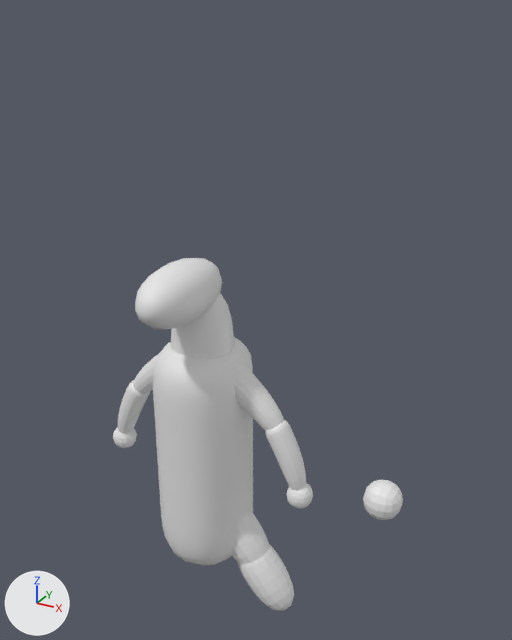
An edit to the Blender file Toys/ToySculpt_1012.blend, drawn before and after from the same camera.
Camera for both pictures: a 50 mm lens placed at (3.57, -5.39, 4.23), pointed at (0.12, 0.89, 1.09). Every picture has the same lights, and +X, +Y and +Z are marked at lower left.
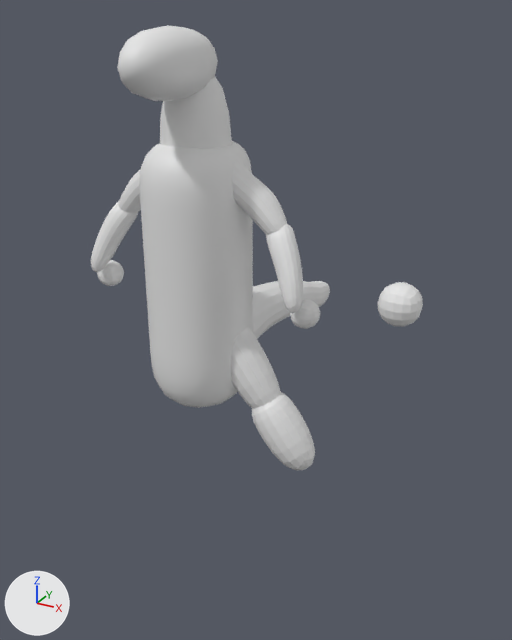
What changed in the scene script:
```text
Change me_cube_007:
    used by ob_cube_005; location = (0.9, 0.0, 0.3); rotation_euler = (0.0, 1.076, 0.0), in degrees (0, 62, 0); scale = (0.525, 0.145, 0.131)
    remove me_cube_007.from_pydata(...)  # 16 vertices, 14 faces; spans x -0.38..1.26, y -1.07..1.07, z -1.32..1.07
    add me_cube_007.from_pydata(...)  # 20 vertices, 18 faces; spans x -0.05..1.51, y -1.05..0.94, z -1.24..1.07
    me_cube_007 part 1: the whole mesh is rebuilt
Add me_cube_005:
    me_cube_005.from_pydata(...)  # 24 vertices, 22 faces; spans x -1.7..1.7, y -0.85..11.67, z -2.77..1.88
Change ob_cube:
    ob_cube.location: (0.0, 0.0, -0.09) -> (0.0, 0.0, 1.91)
Change ob_cube_001:
    ob_cube_001.location: (0.0, 0.0, 1.14) -> (0.0, 0.0, 3.14)
Change ob_cube_002:
    ob_cube_002.location: (0.0, -0.35, 1.81) -> (0.0, -0.35, 3.81)
Change ob_cube_003:
    ob_cube_003.location: (0.44, 0.0, 0.81) -> (0.44, 0.0, 2.81)
Change ob_cube_004:
    ob_cube_004.location: (1.98, 0.0, -0.04) -> (1.98, 0.0, 1.96)
Change ob_cube_005:
    ob_cube_005.location: (0.9, 0.0, 0.3) -> (0.83, 0.02, 2.44)
    ob_cube_005.rotation_euler: (0.0, 1.076, 0.0) -> (-0.692, 0.96, -0.596)  # degrees (0, 62, 0) -> degrees (-40, 55, -34)
Change ob_cube_006:
    ob_cube_006.location: (1.12, 0.0, -0.3) -> (1.12, 0.0, 1.7)
Change ob_cube_007:
    ob_cube_007.location: (0.35, 0.0, -0.96) -> (0.35, 0.0, 1.25)
Change ob_cube_008:
    ob_cube_008.location: (0.63, 0.0, -1.37) -> (0.82, 0.0, 0.56)
Add ob_cube_010:
    ob_cube_010 = bpy.data.objects.new('Cube.010', me_cube_005)
    ob_cube_010.location = (0.0, 0.56, 1.11)
    ob_cube_010.scale = (0.22, 0.22, 0.22)
    _m = ob_cube_010.modifiers.new('Subdivision', 'SUBSURF')
    _m.levels = 3
    _m.render_levels = 3
```

Changed parts and their boxes [x1, y1, x2, y2] in the pictures (512 x 640 px):
'Cube', moved
    before: [153, 337, 253, 565]
    after: [139, 141, 253, 408]
'Cube.002', moved
    before: [135, 258, 222, 329]
    after: [117, 25, 218, 101]
'Cube.001', moved
    before: [171, 293, 235, 359]
    after: [160, 76, 232, 149]
'Cube.005', reshaped, moved, turned
    before: [118, 380, 306, 491]
    after: [91, 201, 303, 313]
'Cube.003', moved
    before: [133, 342, 284, 430]
    after: [118, 159, 287, 235]
'Cube.008', moved
    before: [238, 544, 294, 611]
    after: [252, 392, 315, 470]
'Cube.007', moved
    before: [232, 511, 269, 564]
    after: [231, 327, 281, 409]
'Cube.004', moved
    before: [363, 480, 403, 520]
    after: [377, 282, 423, 327]
'Cube.010', added
    after: [253, 281, 330, 339]
'Cube.006', moved
    before: [113, 427, 313, 508]
    after: [97, 260, 320, 329]
